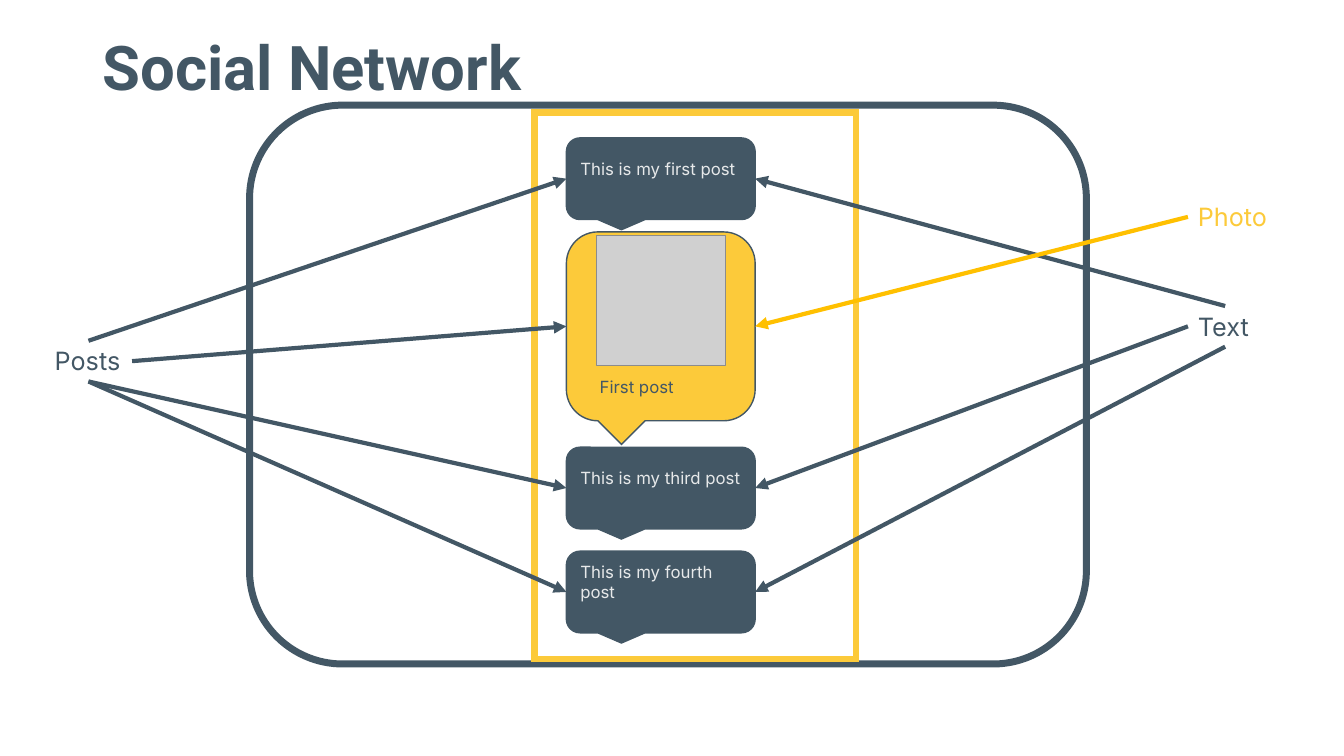
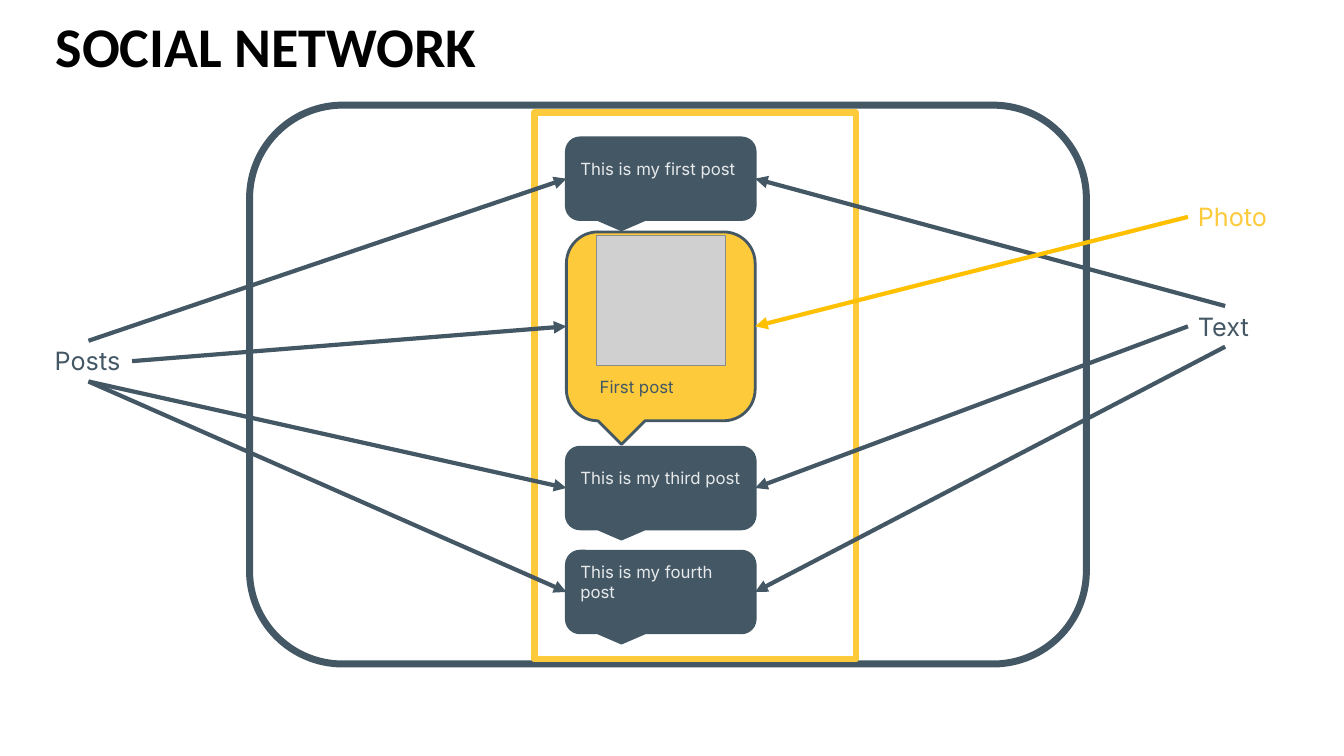
Before and after one commit to Programming-Fundamentals-SETU/prog-fund-2-jan-26, a slide deck: slide 10 of topic08-inheritance/unit-08a-lectures/talk-2-inheritance-v1/a-inheritanceV1.pptx. Drawn at 1344x756 pixels with LibreOffice and Linux fonts; fonts in the diff are those of the drawing; grey boxes stand for pictures. Boxes give left, top, right and bottom in pixels: in the first picture for what was removed or moved away, otherwise in the second. Text is boxed around its words. In the diff, an @@ line names an element or a change of style, - is before the commit and + after.

```diff
--- a/topic08-inheritance/unit-08a-lectures/talk-2-inheritance-v1/a-inheritanceV1.pptx
+++ b/topic08-inheritance/unit-08a-lectures/talk-2-inheritance-v1/a-inheritanceV1.pptx
@@ title "SOCIAL NETWORK" at box(56, 30, 477, 68): vertical alignment bottom to top @@
@@ title at box(56, 30, 477, 68): text changed; size 44 to 40 pt; font Roboto to Calibri; text colour #435765 to #000000 @@
-Social Network
+SOCIAL NETWORK
@@ rounded speech box "First post" at box(567, 232, 755, 420): outline #435765 1 pt to #435765 2 pt @@
@@ rounded speech box "This is my third post" at box(567, 448, 755, 529): outline #435765 1 pt to #435765 2 pt @@
```
Also in this commit, not shown: 22 other slides changed, 10 other files.
